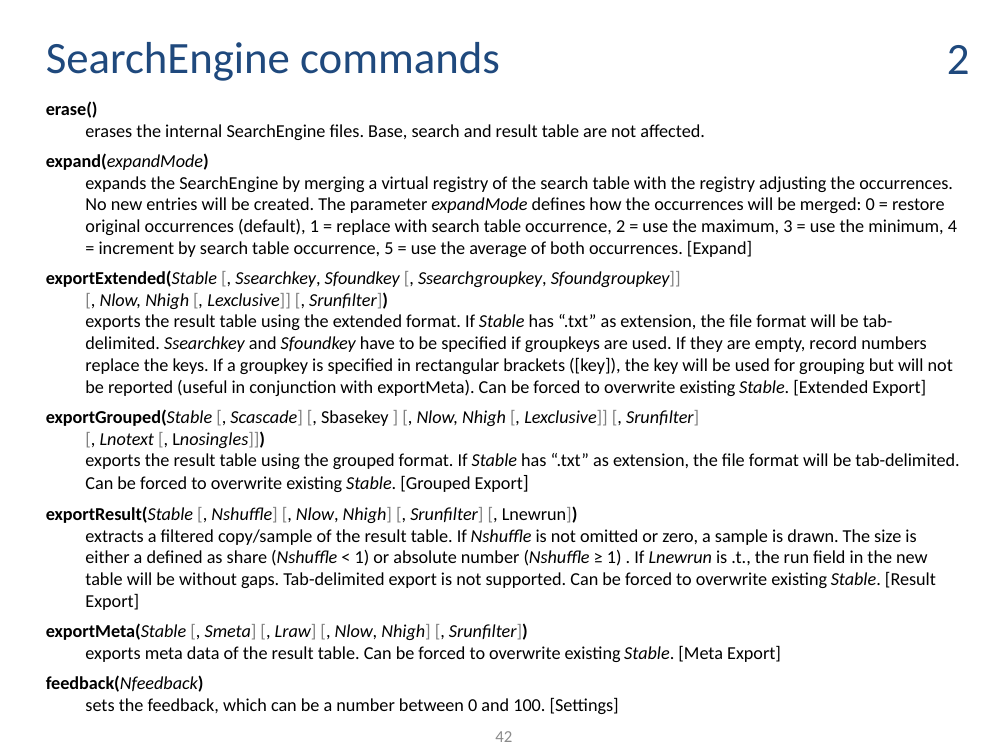
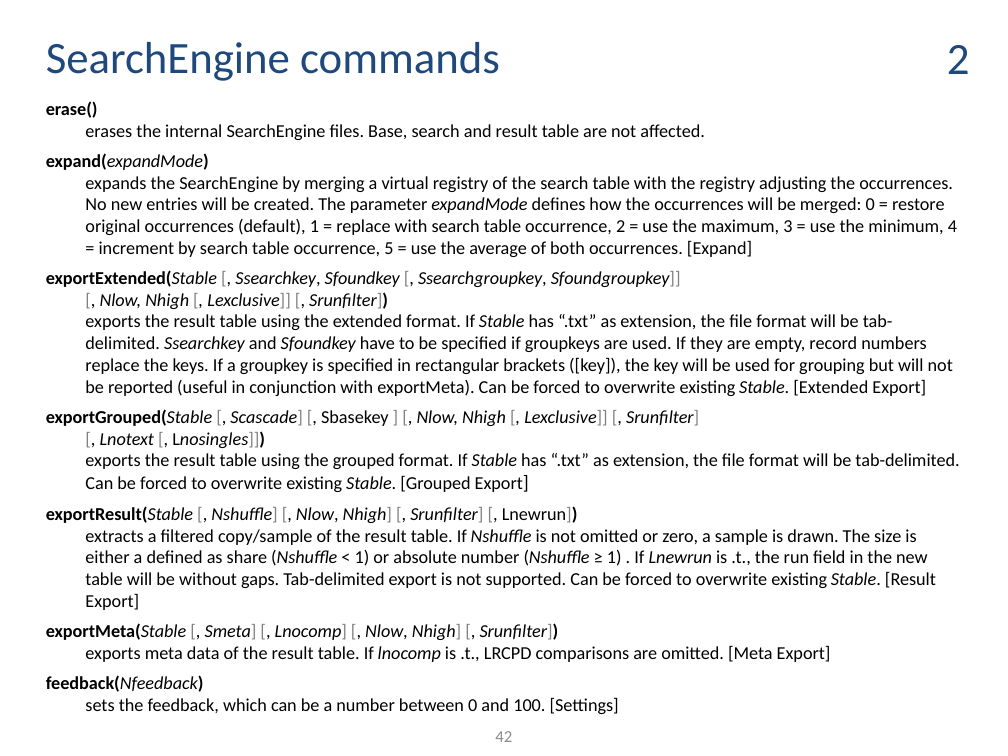
Before and after one commit to ThorstenDoherr/searchengine, a slide deck: slide 42 of doc/Manual.pptx. Drawn at 1008x756 pixels with LibreOffice and Linux fonts; fonts in the diff are those of the drawing. Boxes give left, top, right and bottom in pixels: in the first picture for what was removed or moved away, otherwise in the second. Text is boxed around its words. In the diff, an @@ line names an element or a change of style, - is before the commit and + after.

```diff
--- a/doc/Manual.pptx
+++ b/doc/Manual.pptx
@@ text at [46, 623, 831, 662]: text changed @@
-exportMeta(Stable [, Smeta] [, Lraw] [, Nlow, Nhigh] [, Srunfilter])
-exports meta data of the result table. Can be forced to overwrite existing Stable. [Meta Export]
+exportMeta(Stable [, Smeta] [, Lnocomp] [, Nlow, Nhigh] [, Srunfilter])
+exports meta data of the result table. If lnocomp is .t., LRCPD comparisons are omitted. [Meta Export]
```
Also in this commit, not shown: 6 other slides changed, 1 other file.
